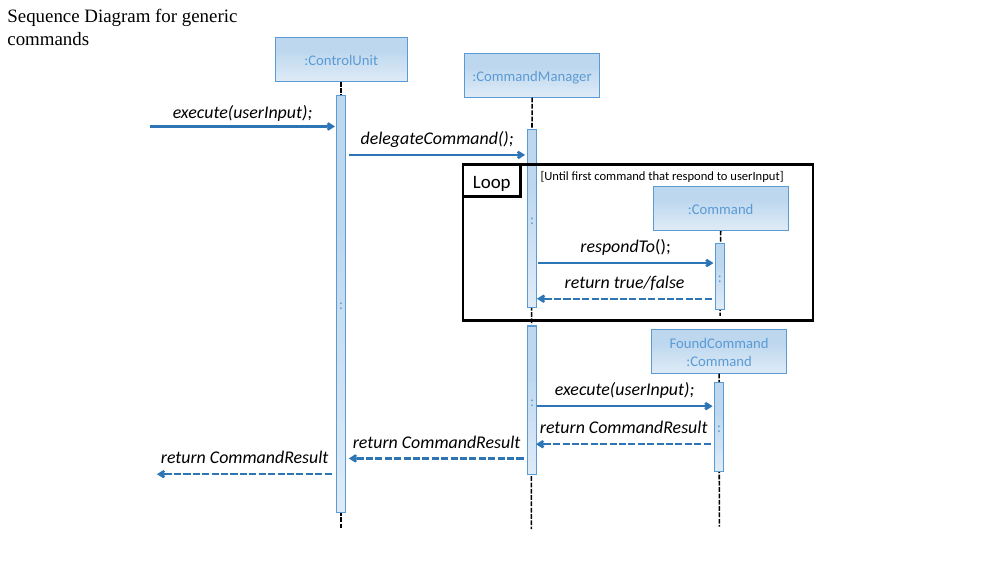
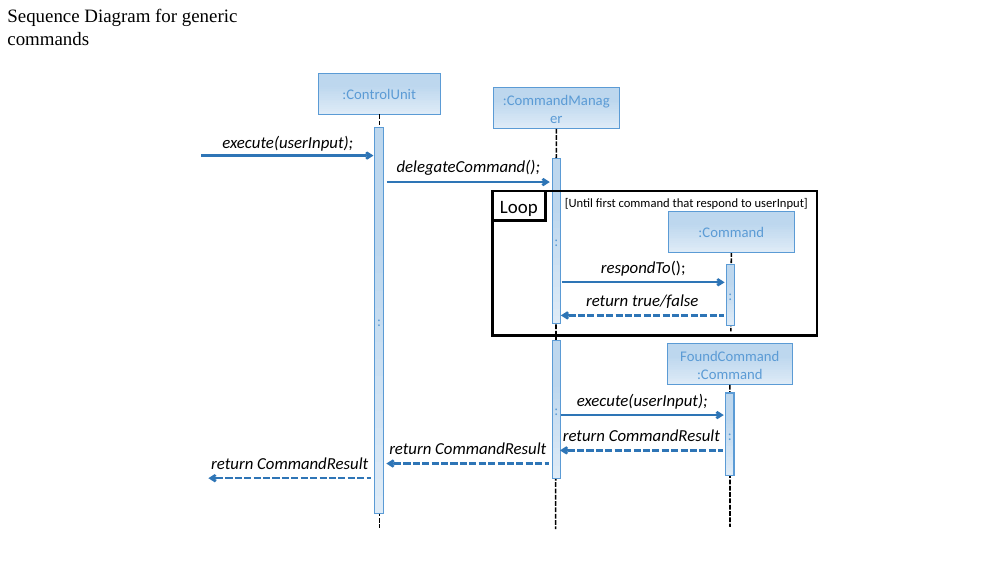
Before and after one commit to CS2103AUG2016-W11-C1/main, a slide deck: slide 5 of doc/DeveloperGuide.pptx. Drawn at 1008x567 pixels with LibreOffice and Linux fonts; fonts in the diff are those of the drawing. Boxes give left, top, right and bottom in pixels: in the first picture for what was removed or moved away, otherwise in the second. Text is boxed around its words. In the diff, an @@ line names an element or a change of style, - is before the commit and + after.

```diff
--- a/doc/DeveloperGuide.pptx
+++ b/doc/DeveloperGuide.pptx
@@ rectangle ":ControlUnit": place and size @@
-rectangle ":ControlUnit" at (275, 38, 407, 82)
+rectangle ":ControlUnit" at (318, 73, 441, 114)
@@ rectangle ":CommandManager": place and size @@
-rectangle ":CommandManager" at (464, 54, 600, 98)
+rectangle ":CommandManager" at (494, 88, 619, 129)
@@ line moved from (341, 82) - (341, 529) to (380, 114) - (380, 529) @@
@@ size 17 to 16 pt in 8 elements at (563, 429, 720, 441), (577, 394, 708, 409), (389, 442, 546, 454), (586, 294, 698, 308), (601, 261, 686, 276), (211, 457, 368, 469), (397, 160, 540, 175), (222, 136, 353, 151) @@
@@ text "execute(userInput);": place and size @@
-text "execute(userInput);" at (173, 105, 312, 121)
+text "execute(userInput);" at (222, 136, 353, 151)
@@ rectangle ":": place and size @@
-rectangle ":" at (337, 96, 346, 513)
+rectangle ":" at (375, 127, 383, 513)
@@ line moved from (532, 98) - (532, 529) to (557, 129) - (556, 529) @@
@@ arrow moved from (150, 126) - (335, 126) to (202, 156) - (374, 156) @@
@@ text "delegateCommand();": place and size @@
-text "delegateCommand();" at (361, 131, 514, 147)
+text "delegateCommand();" at (397, 160, 540, 175)
@@ rectangle ":": place and size @@
-rectangle ":" at (528, 129, 537, 308)
+rectangle ":" at (552, 158, 560, 324)
@@ arrow moved from (349, 155) - (526, 155) to (387, 182) - (550, 182) @@
@@ rectangle "Loop": place and size @@
-rectangle "Loop" at (464, 165, 521, 197)
+rectangle "Loop" at (492, 191, 545, 221)
@@ rectangle: place and size @@
-rectangle at (464, 165, 814, 321)
+rectangle at (492, 191, 817, 336)
@@ text "[Until first command that respond ...": place and size @@
-text "[Until first command that respond ..." at (541, 171, 783, 182)
+text "[Until first command that respond ..." at (565, 198, 808, 209)
@@ rectangle ":Command": place and size @@
-rectangle ":Command" at (653, 187, 789, 231)
+rectangle ":Command" at (668, 211, 794, 252)
@@ text "respondTo();": place and size @@
-text "respondTo();" at (580, 239, 670, 255)
+text "respondTo();" at (601, 261, 686, 276)
@@ rectangle ":": place and size @@
-rectangle ":" at (715, 243, 724, 309)
+rectangle ":" at (727, 265, 735, 325)
@@ line moved from (721, 231) - (721, 316) to (731, 253) - (731, 331) @@
@@ text "return true/false": place and size @@
-text "return true/false" at (565, 275, 685, 290)
+text "return true/false" at (586, 294, 698, 308)
@@ arrow moved from (538, 263) - (714, 263) to (562, 282) - (725, 282) @@
@@ arrow moved from (537, 299) - (713, 299) to (561, 315) - (724, 315) @@
@@ rectangle ":": place and size @@
-rectangle ":" at (528, 326, 537, 475)
+rectangle ":" at (552, 341, 560, 479)
@@ rectangle "FoundCommand": place and size @@
-rectangle "FoundCommand" at (652, 330, 787, 374)
+rectangle "FoundCommand" at (668, 344, 793, 385)
@@ text "execute(userInput);": place and size @@
-text "execute(userInput);" at (555, 382, 694, 398)
+text "execute(userInput);" at (577, 394, 708, 409)
@@ line moved from (719, 374) - (720, 527) to (730, 385) - (730, 527) @@
@@ arrow moved from (537, 406) - (713, 406) to (561, 415) - (724, 415) @@
@@ rectangle ":": place and size @@
-rectangle ":" at (715, 383, 724, 472)
+rectangle ":" at (726, 393, 734, 476)
@@ text "return CommandResult": place and size @@
-text "return CommandResult" at (161, 450, 329, 463)
+text "return CommandResult" at (211, 457, 368, 469)
@@ text "return CommandResult": place and size @@
-text "return CommandResult" at (353, 435, 521, 448)
+text "return CommandResult" at (389, 442, 546, 454)
@@ text "return CommandResult": place and size @@
-text "return CommandResult" at (540, 420, 708, 433)
+text "return CommandResult" at (563, 429, 720, 441)
@@ arrow moved from (157, 474) - (333, 474) to (209, 479) - (371, 479) @@
@@ arrow moved from (349, 458) - (525, 458) to (386, 464) - (550, 464) @@
@@ arrow moved from (536, 445) - (712, 445) to (560, 451) - (723, 451) @@
```
Also in this commit, not shown: 1 other slide changed, 1 slide added, 5 other files.
